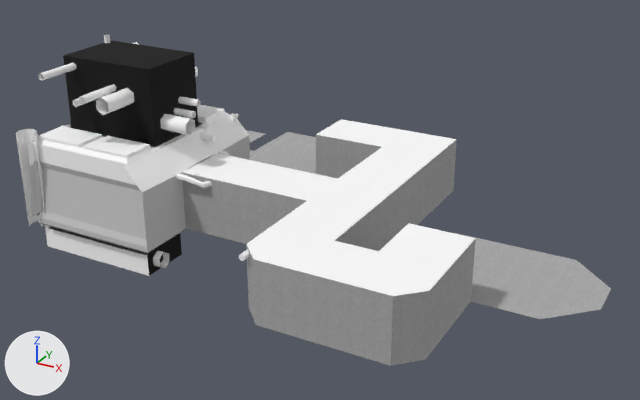
An edit to the OBJ model meshes/map/map_mesh.obj, drawn before and after from the same camera.
Camera for both pictures: a 50 mm lens placed at (26.4, -33.6, 18.4), pointed at (6.9, 1.9, 0.6). The lights are fixed; the arrows at lower left show +X, +Y and +Z. Where no turn or scale is listed for an object, it has been applied to the vertices.

Before the edit, the objects in view are built like this:
```python
me_map_mesh = bpy.data.meshes.new('map_mesh')
me_map_mesh.from_pydata(...)  # 936 vertices, 1368 faces; spans x -8.0..21.2, y -7.7..13.3, z -2.2..7.7
me_map_mesh.materials.append(mat_metal_02_256x256_1)
me_map_mesh.materials.append(mat_metal_08_256x256)  # its picture is missing
me_map_mesh.materials.append(mat_glass_1)
me_map_mesh.materials.append(mat_metal_06_256x256)  # its picture is missing
me_map_mesh.materials.append(mat_plaster_15_256x256)  # its picture is missing
me_map_mesh.materials.append(mat_metal_18_256x256)  # its picture is missing
me_map_mesh.materials.append(mat_metal_05_256x256)  # its picture is missing
me_map_mesh.materials.append(mat_light)  # white #ffffff
me_map_mesh.materials.append(mat_rail)  # picture img_rail_tex_png
me_map_mesh.materials.append(mat_black)  # black #000000
me_map_mesh.materials.append(mat_metal_17_256x256)  # its picture is missing
me_map_mesh.materials.append(mat_metal_11_256x256)  # its picture is missing
me_map_mesh.materials.append(mat_metal_13_256x256)  # its picture is missing
me_map_mesh.materials.append(mat_panel_0)
ob_map_mesh = bpy.data.objects.new('map_mesh', me_map_mesh)
ob_map_mesh.location = (0.0, 0.0, 0.0)
```
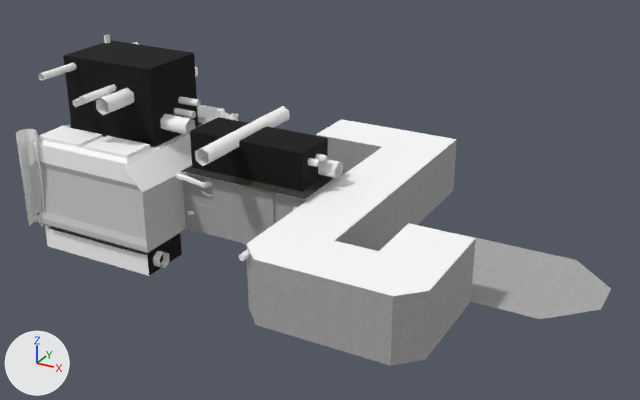
Commit message: updated map corridor

Changed parts and their boxes [x1, y1, x2, y2] in the pictures (640 x 400 px):
part 1 of me_map_mesh, added
    after: [318, 159, 343, 179]
part 2 of me_map_mesh, added
    after: [195, 106, 290, 166]
part 3 of me_map_mesh, added
    after: [315, 154, 328, 163]
part 4 of me_map_mesh, added
    after: [308, 158, 321, 167]
part 5 of me_map_mesh, built on
    before: [142, 130, 611, 366]
    after: [142, 117, 611, 366]

The change, as a list of edits to the scene's bpy script:
```text
Change me_map_mesh:
    used by ob_map_mesh; location = (0.0, 0.0, 0.0)
    remove me_map_mesh.from_pydata(...)  # 936 vertices, 1368 faces; spans x -8.0..21.2, y -7.7..13.3, z -2.2..7.7
    add me_map_mesh.from_pydata(...)  # 1193 vertices, 1810 faces; spans x -8.0..21.2, y -7.7..13.3, z -2.2..7.7
    me_map_mesh part 1: the loose piece of 12 vertices spanning x -5.6..1.4, y -1.4..-0.6, z 4.0..4.8 is copied, and the copy is moved by (7.3, 1.5, -1.4); it spans x 1.7..8.7, y 0.1..0.9, z 2.6..3.5
    me_map_mesh part 2: the loose piece of 12 vertices spanning x -1.9..-1.2, y -3.8..3.2, z 5.3..6.2 is copied, and the copy is moved by (5.6, 0.0, -1.5); it spans x 3.7..4.4, y -3.8..3.2, z 3.8..4.7
    me_map_mesh part 3: the loose piece of 12 vertices spanning x -6.0..1.0, y -0.3..0.0, z 4.5..4.9 is copied, and the copy is moved by (7.3, 0.1, -1.0), in mat_metal_11_256x256 (its picture is missing); it spans x 1.3..8.3, y -0.2..0.1, z 3.5..3.9
    me_map_mesh part 4: the loose piece of 12 vertices spanning x -6.0..1.0, y -0.3..0.0, z 4.5..4.9 is copied, and the copy is moved by (7.3, -0.5, -1.0); it spans x 1.3..8.3, y -0.9..-0.5, z 3.5..3.9
    me_map_mesh part 5
    1 vertex is removed from x 1.9, y -1.5, z 0.2
    44 faces are deleted
    57 vertices are added at x 1.2..8.3, y -2.0..2.0, z -0.8..4.3
    6 new vertices lie (0.0, 0.0, 0.8) away from vertices in x 1.2..8.2, y -1.7..1.3, z -0.8
    6 new vertices lie (1.8, 0.0, 0.0) away from vertices in x 1.2, y -1.7..1.3, z -0.8..2.2
    8 new vertices lie (0.0, 0.0, 0.7) away from vertices in x 1.2..8.2, y -1.7..1.3, z 0.0
    8 new vertices lie (0.0, 0.0, -0.7) away from vertices in x 1.2..8.2, y -1.7..1.3, z 2.2
    12 new vertices lie (1.7, 0.0, 0.0) away from vertices in x 3.0, y -1.7..1.4, z -0.8..2.2
    178 new faces join them, mat_metal_02_256x256_1
    12 new faces join them, mat_metal_08_256x256 (its picture is missing)
    10 new faces join them, mat_plaster_15_256x256 (its picture is missing)
    5 new faces join them, mat_black (black #000000)
    16 new faces join them, mat_metal_17_256x256 (its picture is missing)
    30 new faces join them, mat_metal_18_256x256 (its picture is missing)
    1 new face joins them, mat_rail (picture img_rail_tex_png)
```
